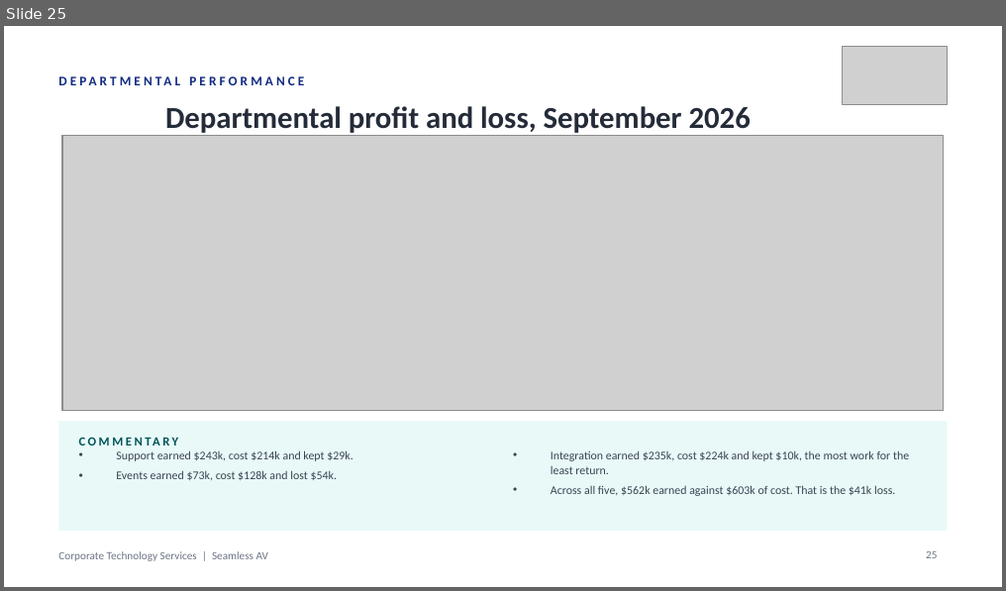
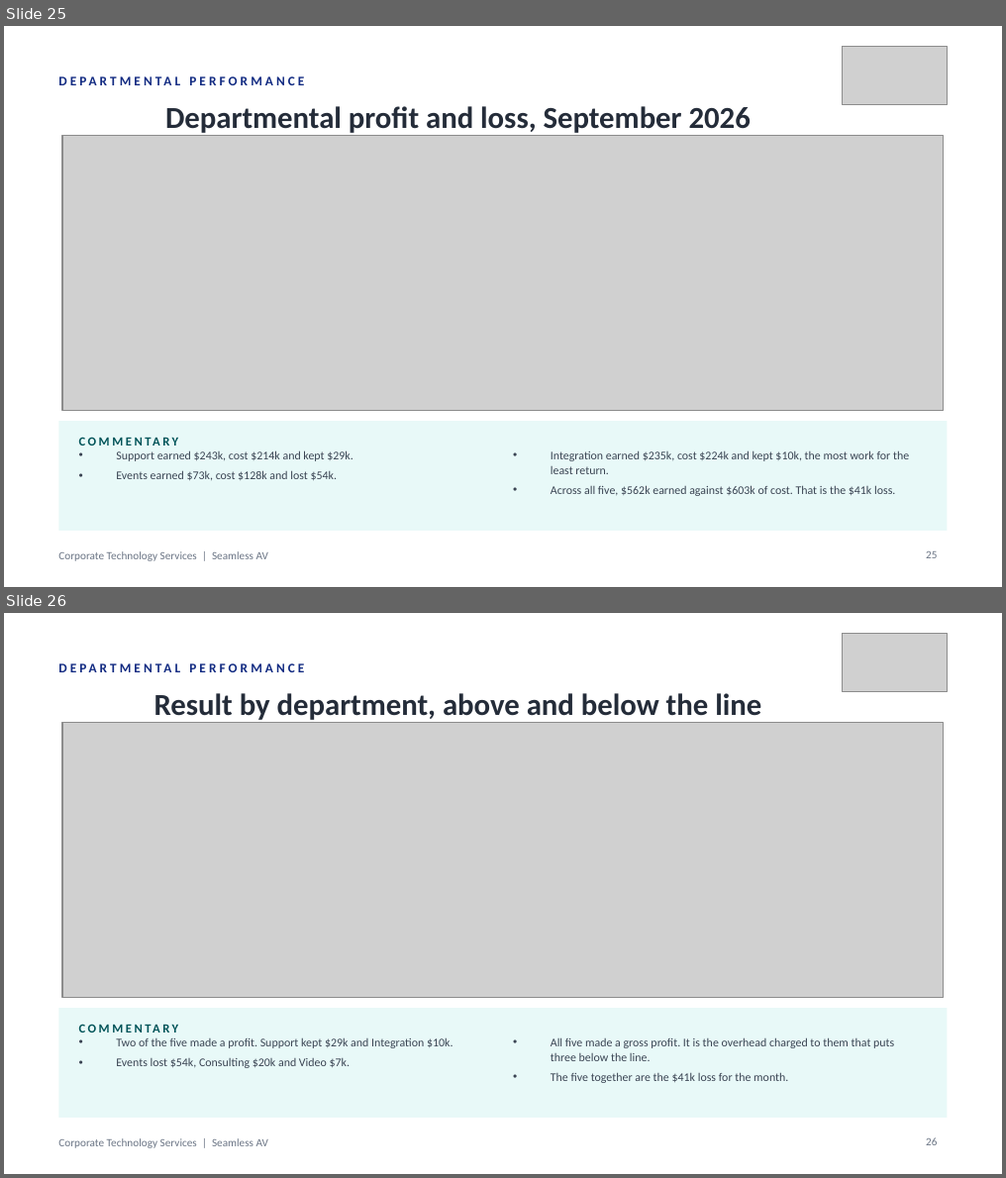
Before and after one commit to WesleyNelson-O33/Claude, a slide deck: deck/CTS Monthly Business Review - 30092026.pptx. Shown one above the other, each under a label of ours: slide 25 before the commit, slides 25 and 26 after it. The pictures are 1006x591 and 1006x1178 pixels, drawn with LibreOffice and Linux fonts; fonts in the diff are those of the drawing; grey boxes stand for pictures. Boxes give left, top, right and bottom in pixels: in the first picture for what was removed or moved away, otherwise in the second. Text is boxed around its words. In the diff, an @@ line names an element or a change of style, - is before the commit and + after.

```diff
--- a/deck/CTS Monthly Business Review - 30092026.pptx
+++ b/deck/CTS Monthly Business Review - 30092026.pptx
@@ slide 26 added at box(4, 613, 1002, 1174), background #FFFFFF; not listed: 1 template element that a slide beside it also shows @@
@@ picture added at box(843, 633, 947, 692) @@
@@ text added at box(58, 653, 757, 683), 9.5 pt, text #122B82, bold @@
+DEPARTMENTAL PERFORMANCE
@@ text added at box(154, 693, 761, 723), 22 pt, text #242C39, bold @@
+Result by department, above and below the line
@@ picture added at box(62, 723, 944, 998) @@
@@ rectangle added at box(58, 1008, 947, 1118), fill #E8F9F8 @@
@@ text added at box(79, 1016, 378, 1041), 9 pt, text #005358, bold @@
+COMMENTARY
@@ text added at box(116, 1039, 453, 1068), 8.5 pt, text #3A4453 @@
+• Two of the five made a profit. Support kept $29k and Integration $10k.
+• Events lost $54k, Consulting $20k and Video $7k.
@@ text added at box(550, 1038, 894, 1083), 8.5 pt, text #3A4453 @@
+• All five made a gross profit. It is the overhead charged to them that puts three below the line.
+• The five together are the $41k loss for the month.
@@ page number added at box(926, 1138, 937, 1146), 8 pt, text #6B7585 @@
+26
```
Also in this commit, not shown: 1 slide changed, 10 other files.
